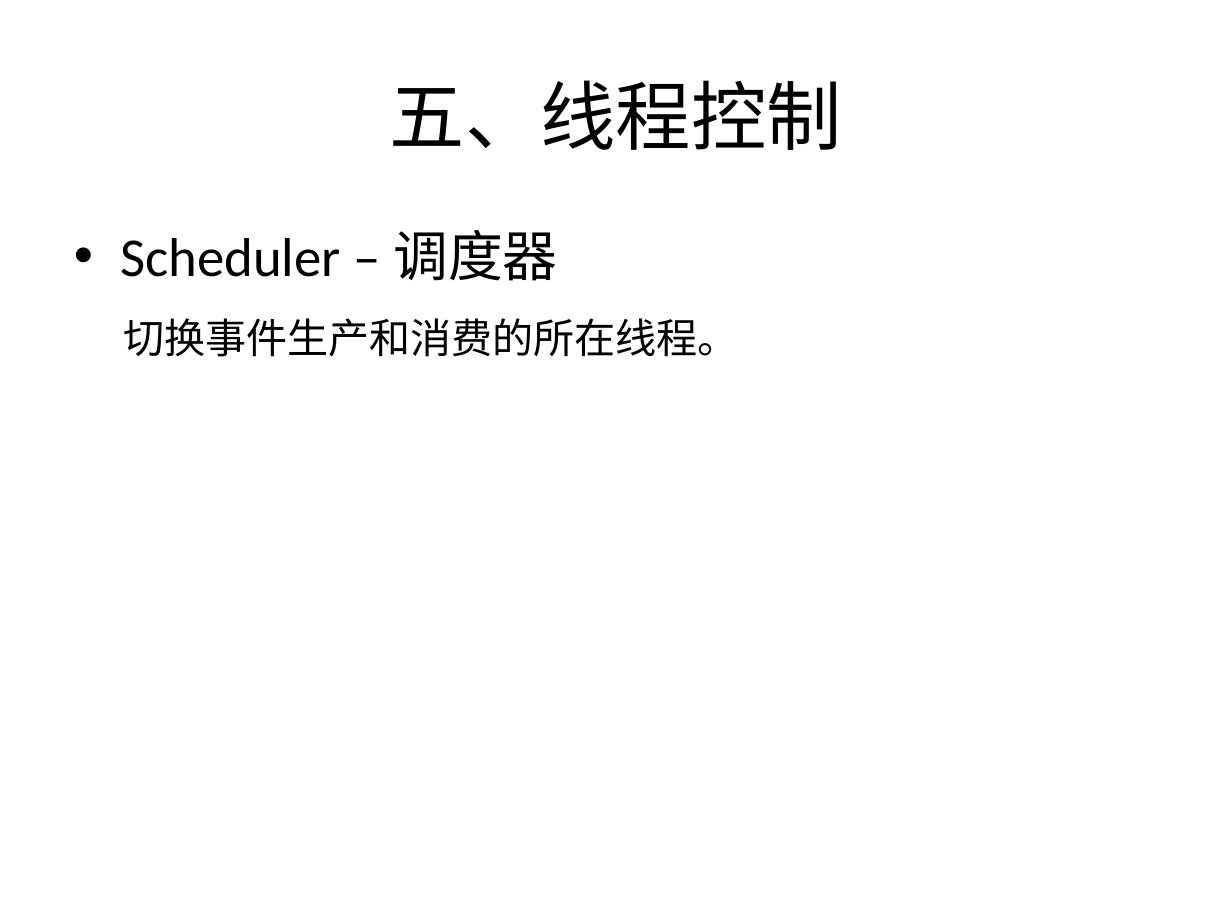
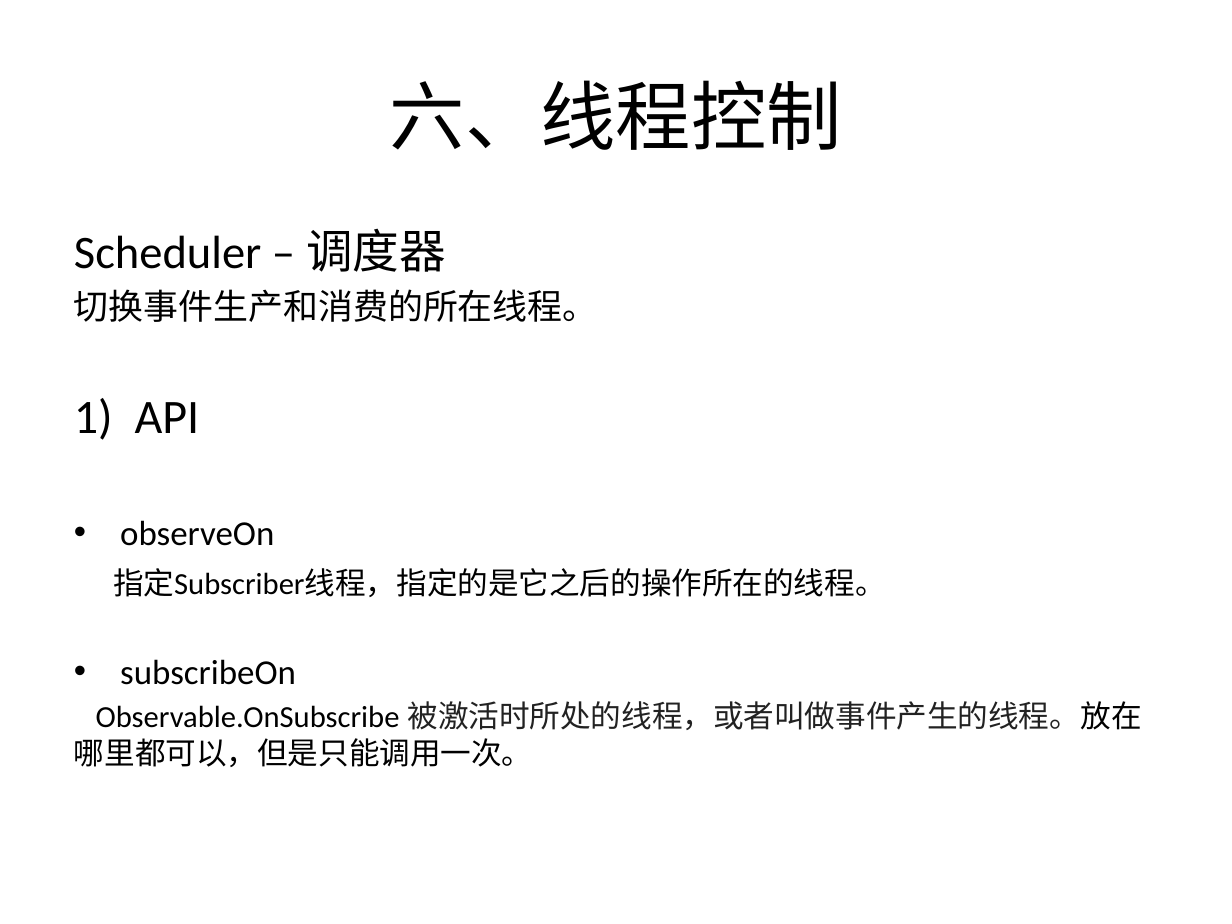
Before and after one commit to YongHuiLuo/TinyEasyView, a slide deck: slide 12 of RxJava 简介.pptx (slide 8 before the commit). Drawn at 1232x924 pixels with LibreOffice and Linux fonts; fonts in the diff are those of the drawing. Boxes give left, top, right and bottom in pixels: in the first picture for what was removed or moved away, otherwise in the second. Text is boxed around its words. In the diff, an @@ line names an element or a change of style, - is before the commit and + after.

Commit message:
scheduler multi example

```diff
--- a/RxJava 简介.pptx
+++ b/RxJava 简介.pptx
@@ title at (390,80,842,150): text changed @@
-五、线程控制
+六、线程控制
@@ text at (74,228,598,322): size 32 to 27.2 pt in "Scheduler – 调度器"; size 24 to 20.4 pt in "切换事件生产和消费的所在线程。"; bullet • to none @@
@@ text at (74,398,1141,767): paragraphs added @@
+1) API
+• observeOn
+指定Subscriber线程，指定的是它之后的操作所在的线程。
+• subscribeOn
+Observable.OnSubscribe 被激活时所处的线程，或者叫做事件产生的线程。放在哪里都可以，但是只能调用一次。
```
Also in this commit, not shown: 9 other slides changed, 4 slides added, 1 slide removed, 4 other files.
